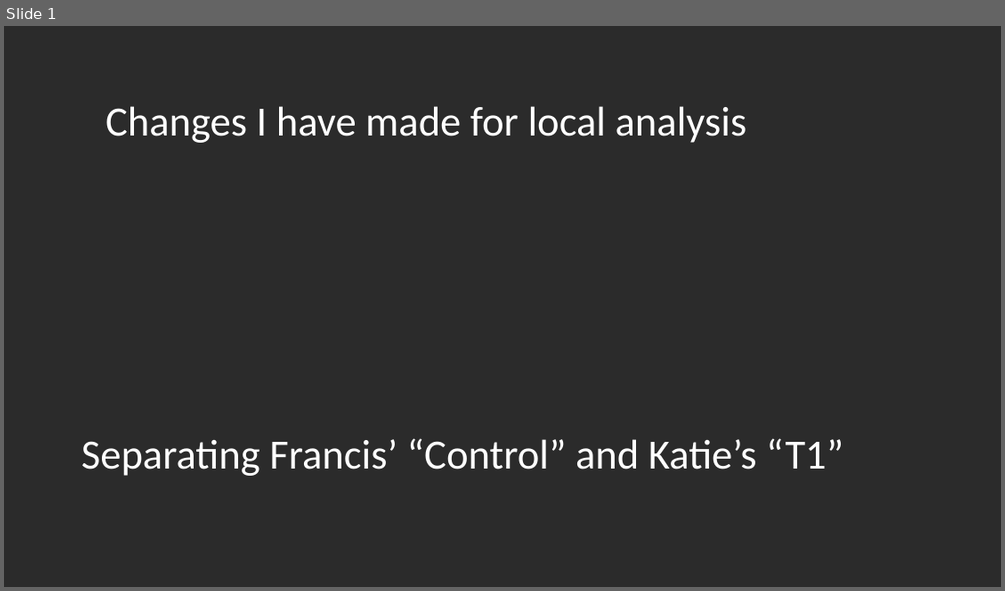
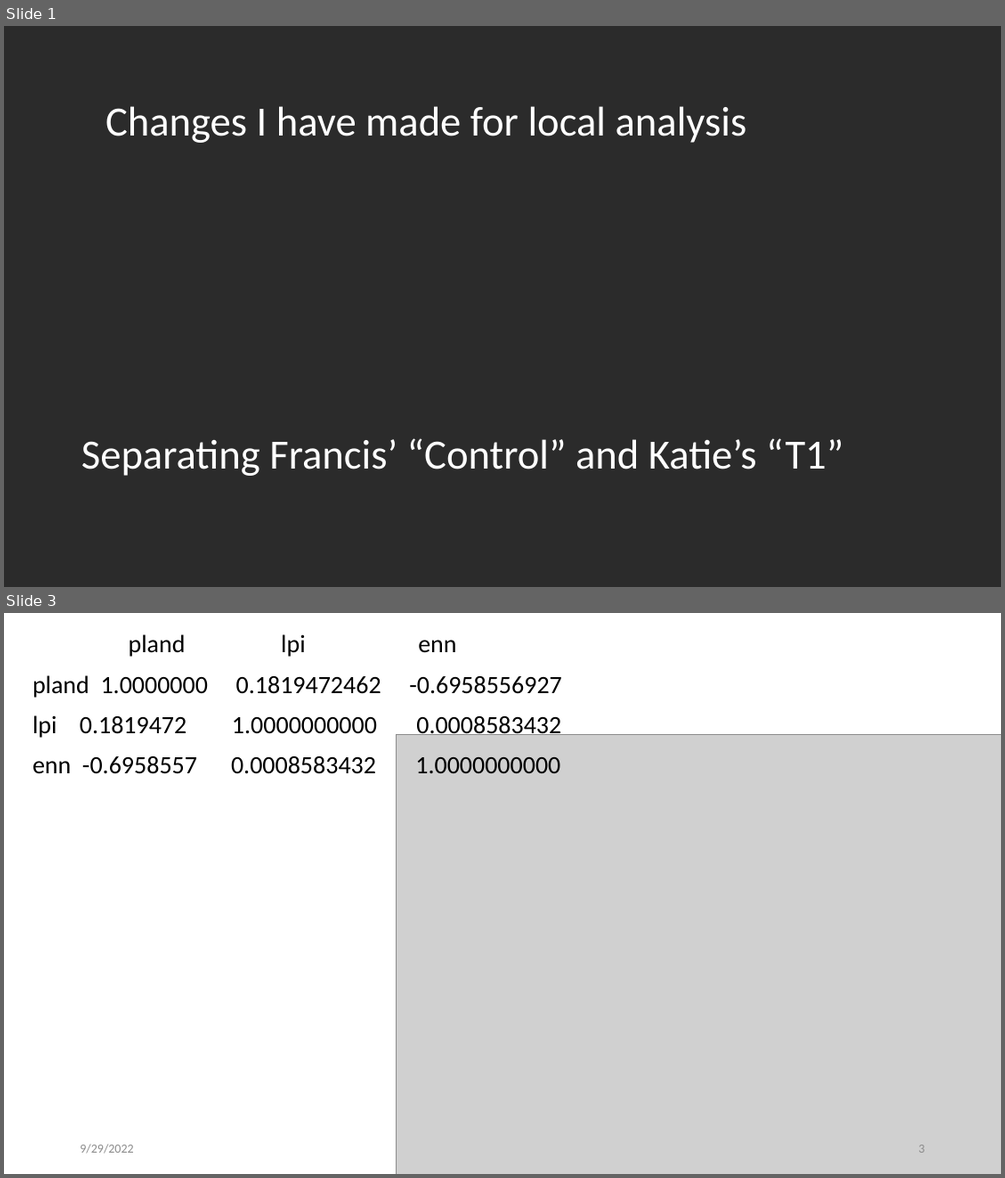
Before and after one commit to kiperry/Ohio_Bees, a slide deck: Changes I have made for local analysis.pptx. Shown one above the other, each under a label of ours: slide 1 before the commit, slides 1 and 3 after it; the slides between them are not shown. The pictures are 1005x591 and 1005x1178 pixels, drawn with LibreOffice and Linux fonts; fonts in the diff are those of the drawing; grey boxes stand for pictures; background and template pictures are left out; a plain dark background stands for a picture behind light text. Boxes give left, top, right and bottom in pixels: in the first picture for what was removed or moved away, otherwise in the second. Text is boxed around its words. In the diff, an @@ line names an element or a change of style, - is before the commit and + after.

```diff
--- a/Changes I have made for local analysis.pptx
+++ b/Changes I have made for local analysis.pptx
@@ slide 3 added at (4, 613, 1001, 1174), background #FFFFFF @@
@@ text added at (32, 634, 562, 774), 24 pt, text #000000 @@
+pland lpi enn
+pland 1.0000000 0.1819472462 -0.6958556927
+lpi 0.1819472 1.0000000000 0.0008583432
+enn -0.6958557 0.0008583432 1.0000000000
@@ picture added at (396, 734, 1001, 1174) @@
@@ text added at (80, 1143, 133, 1153), 12 pt, text #8C8C8C @@
+9/29/2022
@@ page number added at (918, 1144, 924, 1152), 12 pt, text #8C8C8C @@
+3
```
Also in this commit, not shown: 1 slide changed, 1 other slide added.
